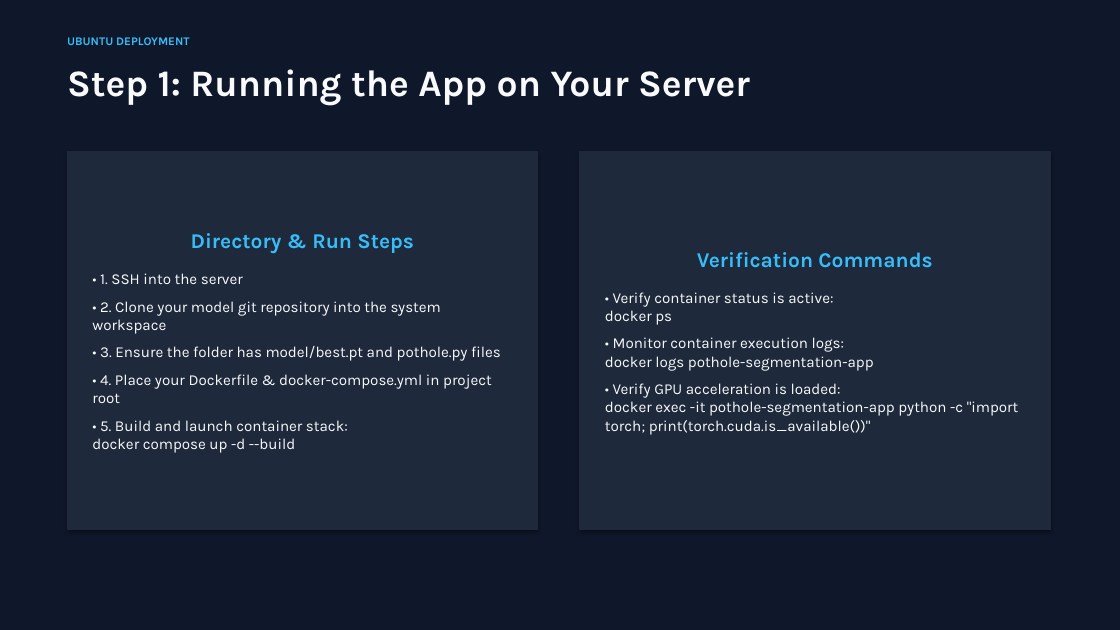
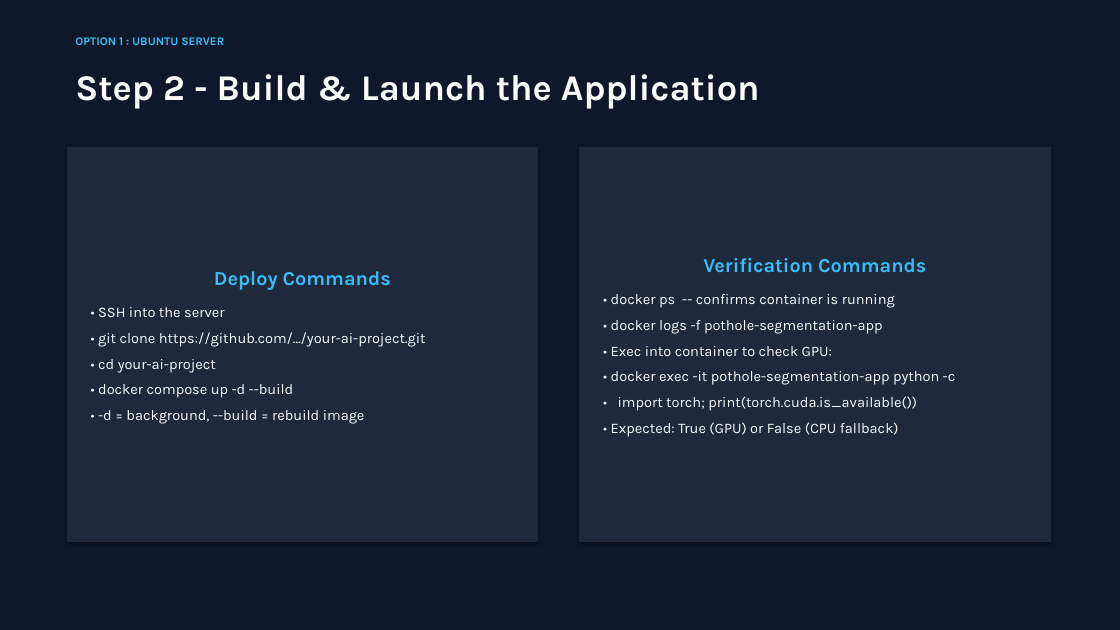
Before and after one commit to ssllsaiful/deployment, a slide deck: slide 5 of AI-Deployment/AI_Deployment_Guide.pptx (slide 6 before the commit). Drawn at 1120x630 pixels with LibreOffice and Linux fonts; fonts in the diff are those of the drawing. Boxes give left, top, right and bottom in pixels: in the first picture for what was removed or moved away, otherwise in the second. Text is boxed around its words. In the diff, an @@ line names an element or a change of style, - is before the commit and + after.

```diff
--- a/AI-Deployment/AI_Deployment_Guide.pptx
+++ b/AI-Deployment/AI_Deployment_Guide.pptx
@@ text at (75, 37, 224, 45): text changed @@
-UBUNTU DEPLOYMENT
+OPTION 1 : UBUNTU SERVER
@@ text at (75, 74, 760, 109): text changed; size 32 to 31 pt @@
-Step 1: Running the App on Your Server
+Step 2 - Build & Launch the Application
@@ rectangle "Deploy Commands": place and size @@
-rectangle "Deploy Commands" at (67, 151, 538, 529)
+rectangle "Deploy Commands" at (67, 147, 538, 542)
@@ rectangle "Verification Commands": place and size @@
-rectangle "Verification Commands" at (580, 151, 1050, 529)
+rectangle "Verification Commands" at (580, 147, 1050, 542)
@@ text in rectangle at (703, 258, 926, 273): size 18 to 17 pt in "Verification Commands"; less space between paragraphs @@
@@ text in rectangle at (98, 271, 426, 424): text changed; size 13 to 12.5 pt @@
-Directory & Run Steps
-• 1. SSH into the server
-• 2. Clone your model git repository into the system workspace
-• 3. Ensure the folder has model/best.pt and pothole.py files
-• 4. Place your Dockerfile & docker-compose.yml in project root
-• 5. Build and launch container stack:
-docker compose up -d --build
+Deploy Commands
+• SSH into the server
+• git clone https://github.com/.../your-ai-project.git
+• cd your-ai-project
+• docker compose up -d --build
+• -d = background, --build = rebuild image
@@ text in rectangle at (611, 294, 956, 437): text changed; size 13 to 12.5 pt @@
-• Verify container status is active:
-docker ps
-• Monitor container execution logs:
-docker logs pothole-segmentation-app
-• Verify GPU acceleration is loaded:
-docker exec -it pothole-segmentation-app python -c "import torch; print(torch.cuda.is_available())"
+• docker ps -- confirms container is running
+• docker logs -f pothole-segmentation-app
+• Exec into container to check GPU:
+• docker exec -it pothole-segmentation-app python -c
+• import torch; print(torch.cuda.is_available())
+• Expected: True (GPU) or False (CPU fallback)
```
Also in this commit, not shown: 5 other slides changed, 5 slides added, 4 slides removed, 2 other files.
